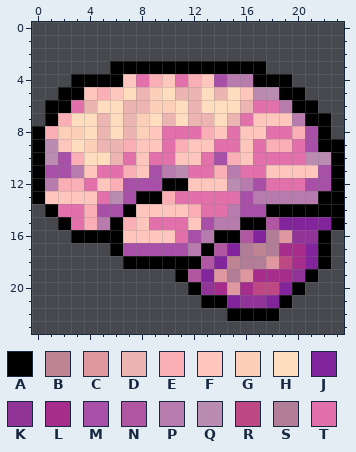
Pixel-art sprite: 24_brain.png. Above, as it was before the edit.
The file is 24x24 pixels.
Palette (. is transparent): A #000000  B #bf8492  C #df989f  D #edb5b2  E #faaeb5  F #ffc6be  G #fcd0b8  H #ffddbe  J #82249b  K #903497  L #a72d8c  M #a84fa8  N #b157a1  P #b87bad  Q #bb8cb1  R #be4883  S #b17d97  T #e270aa
Pixels before, first column x 0:
 3 ......AAAAAAAAAAAA......
 4 ...AAAAFTEFTEFMPPAAA....
 5 ..AAFEFHDGHDDHDHFQQAA...
 6 .AATDHHDDGGHDHHHDTTPAA..
 7 .AEHHDHDGHDHDDHDTFFFPAA.
 8 AEGGHDHDGFTTTEFTFFTTEMA.
 9 AQFHGDDEFFTEFFTTFTEETMAA
10 AQMEHHDTFTTFFTMEFTTTTQQA
11 AMMPFTTEFMPQTTEPTTFFFFMA
12 APEETFEMMMAAFFFQPMTTTMMA
13 AFFFFTQMAAETTTTTMPPPPPAA
14 .ATTEMMAFFFFETTPMMAAAAAA
15 ..ATEPAEFTTTFMPPAANJJJJA
16 ...AAAAFFFFTMPAANJSCKKA.
17 ......AMMMMMPANJSBSLLJA.
18 .......AAAAAANJBSSCRLJA.
19 ...........ANJCSCLLLKA..
20 ............AKLCLRRJA...
21 .............AAJKKJA....
22 ...............AAAA.....
Now the later version:
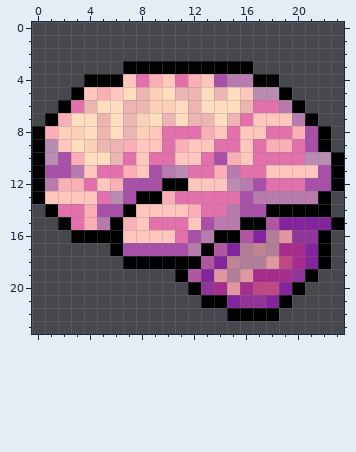
The edit:
{"y":3,"x":6,"old":"A","new":"."}
{"y":3,"x":17,"old":"A","new":"."}
{"y":4,"x":3,"old":"A","new":"."}
{"y":4,"x":19,"old":"A","new":"."}
{"y":5,"x":2,"old":"A","new":"."}
{"y":5,"x":20,"old":"A","new":"."}
{"y":6,"x":1,"old":"A","new":"."}
{"y":6,"x":21,"old":"A","new":"."}
{"y":7,"x":22,"old":"A","new":"."}
{"y":9,"x":23,"old":"A","new":"."}
{"y":13,"x":23,"old":"A","new":"."}
{"y":14,"x":23,"old":"A","new":"."}
{"label":"erased","picture_box":[45,61,123,113]}
{"label":"erased","picture_box":[253,61,344,217]}
